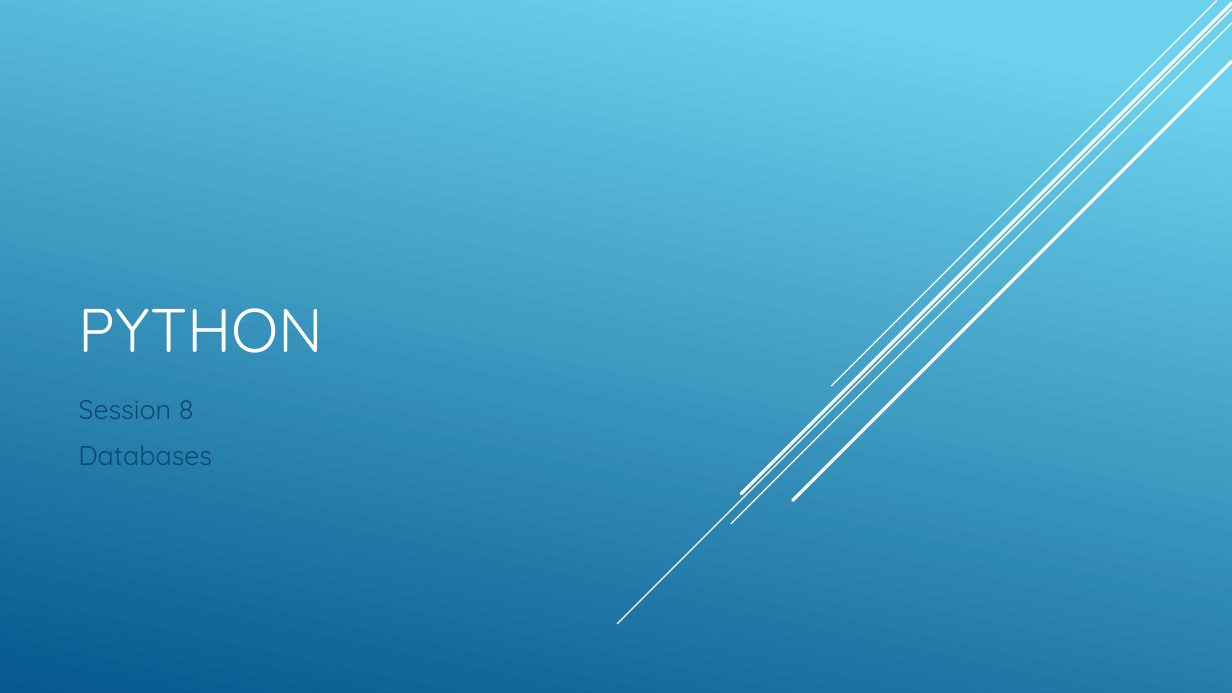
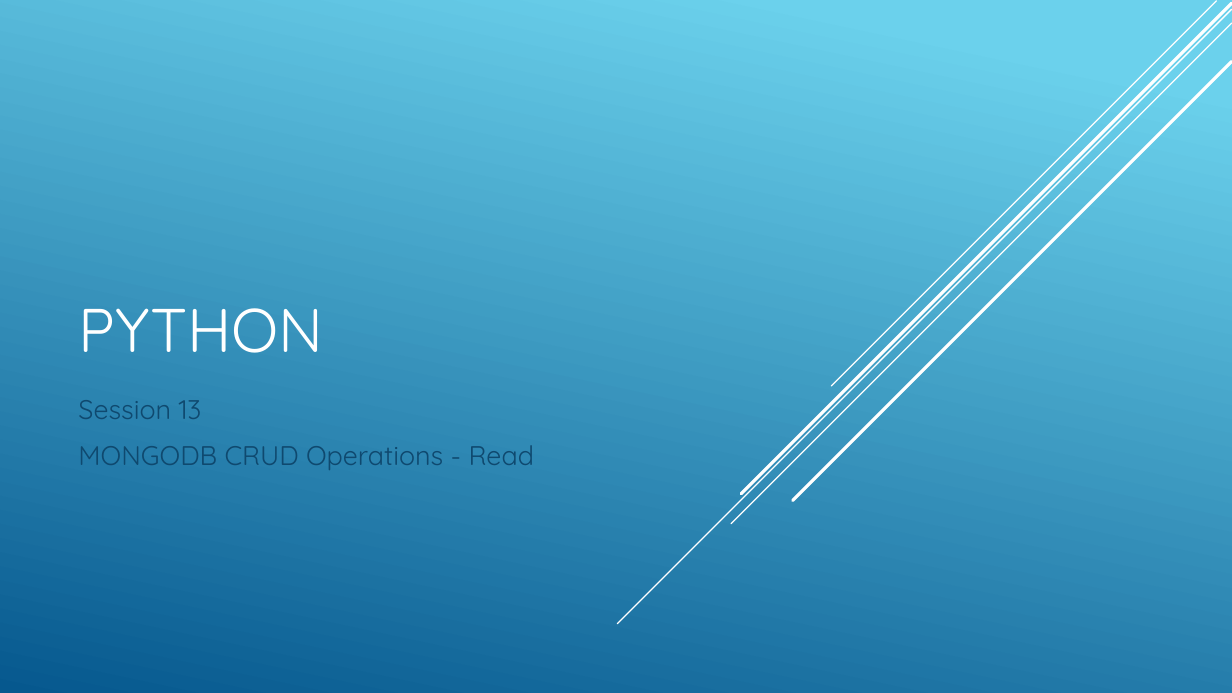
Before and after one commit to cabarca01/PythonDojo, a slide deck: slide 1 of slides/klasse13.pptx. Drawn at 1232x693 pixels with LibreOffice and Linux fonts; fonts in the diff are those of the drawing. Boxes give left, top, right and bottom in pixels: in the first picture for what was removed or moved away, otherwise in the second. Text is boxed around its words. In the diff, an @@ line names an element or a change of style, - is before the commit and + after.

Commit message:
Lesson 13: MongoDB - Read Operations part 1

```diff
--- a/slides/klasse13.pptx
+++ b/slides/klasse13.pptx
@@ subtitle at (78,400,534,470): text changed @@
-Session 8
-Databases
+Session 13
+MONGODB CRUD Operations - Read
```
Also in this commit, not shown: 13 slides added, 3 slides removed, 14 other files.
